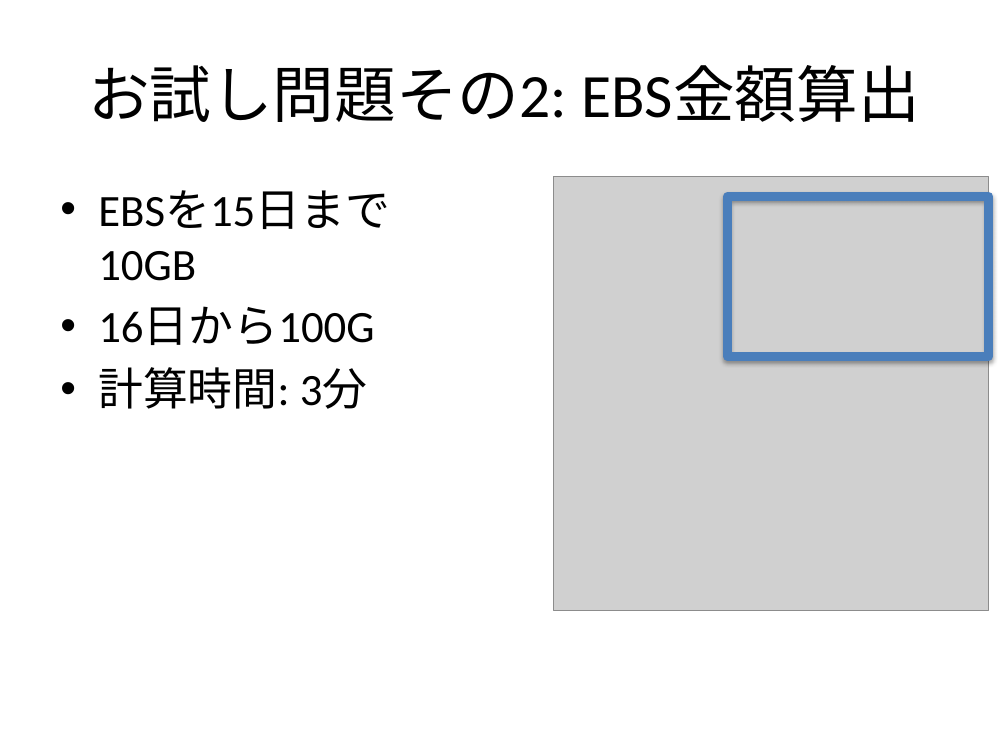
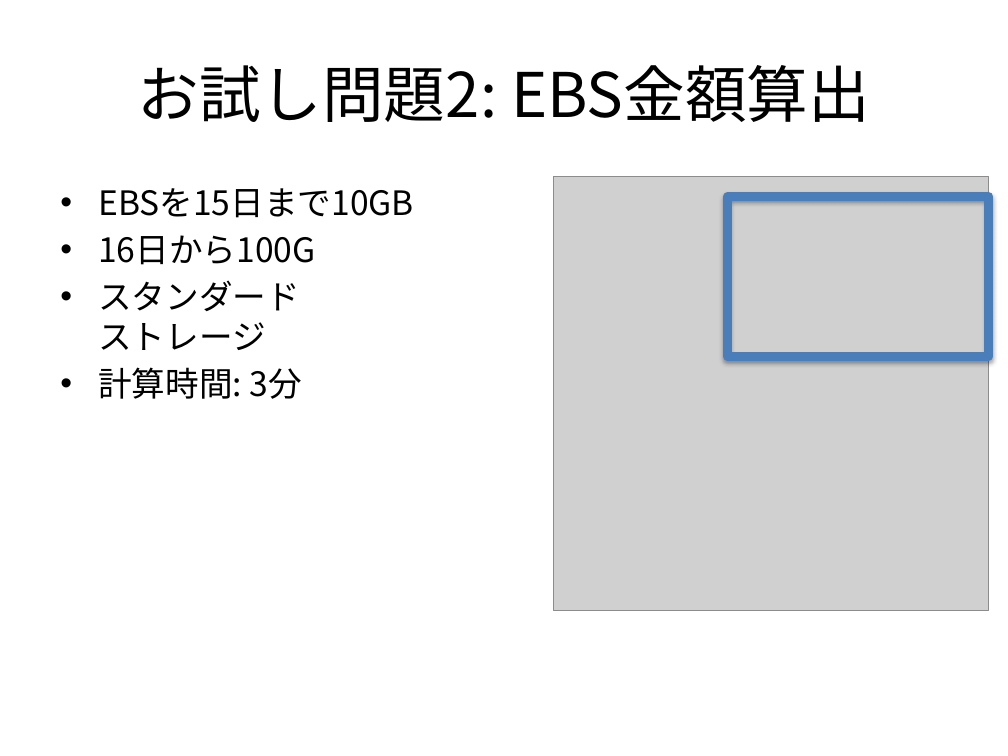
Before and after one commit to aws-samurai/pricing-data, a slide deck: slide 27 of slide/AWS料金体系グランドマスター王者決定戦.pptx (slide 21 before the commit). Drawn at 1008x756 pixels with LibreOffice and Linux fonts; fonts in the diff are those of the drawing; grey boxes stand for pictures; background and template pictures are left out. Boxes give left, top, right and bottom in pixels: in the first picture for what was removed or moved away, otherwise in the second. Text is boxed around its words. In the diff, an @@ line names an element or a change of style, - is before the commit and + after.

```diff
--- a/slide/AWS料金体系グランドマスター王者決定戦.pptx
+++ b/slide/AWS料金体系グランドマスター王者決定戦.pptx
@@ title at (138, 65, 870, 122): text changed; font Calibri to Noto Sans CJK JP @@
-お試し問題その2: EBS金額算出
+お試し問題2: EBS金額算出
@@ text at (98, 188, 414, 399): size 32 to 24 pt, font Calibri to Noto Sans CJK JP in "EBSを15日まで10GB", "16日から100G", "計算時間: 3分"; less space between paragraphs @@
@@ text at (98, 280, 300, 350): paragraph added @@
+• スタンダード
+  ストレージ
```
Also in this commit, not shown: 20 other slides changed, 8 slides added, 1 slide removed, 1 other file.
